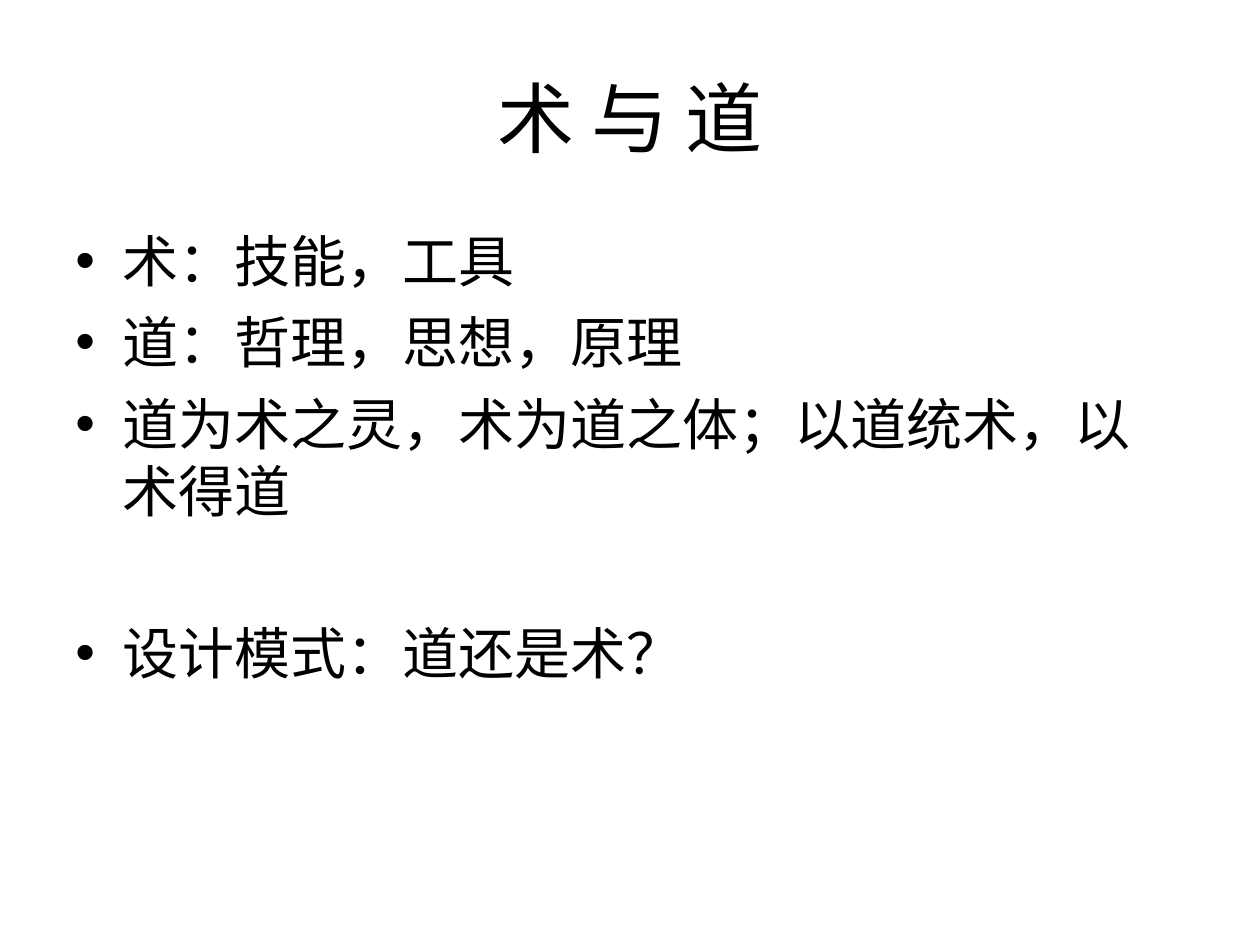
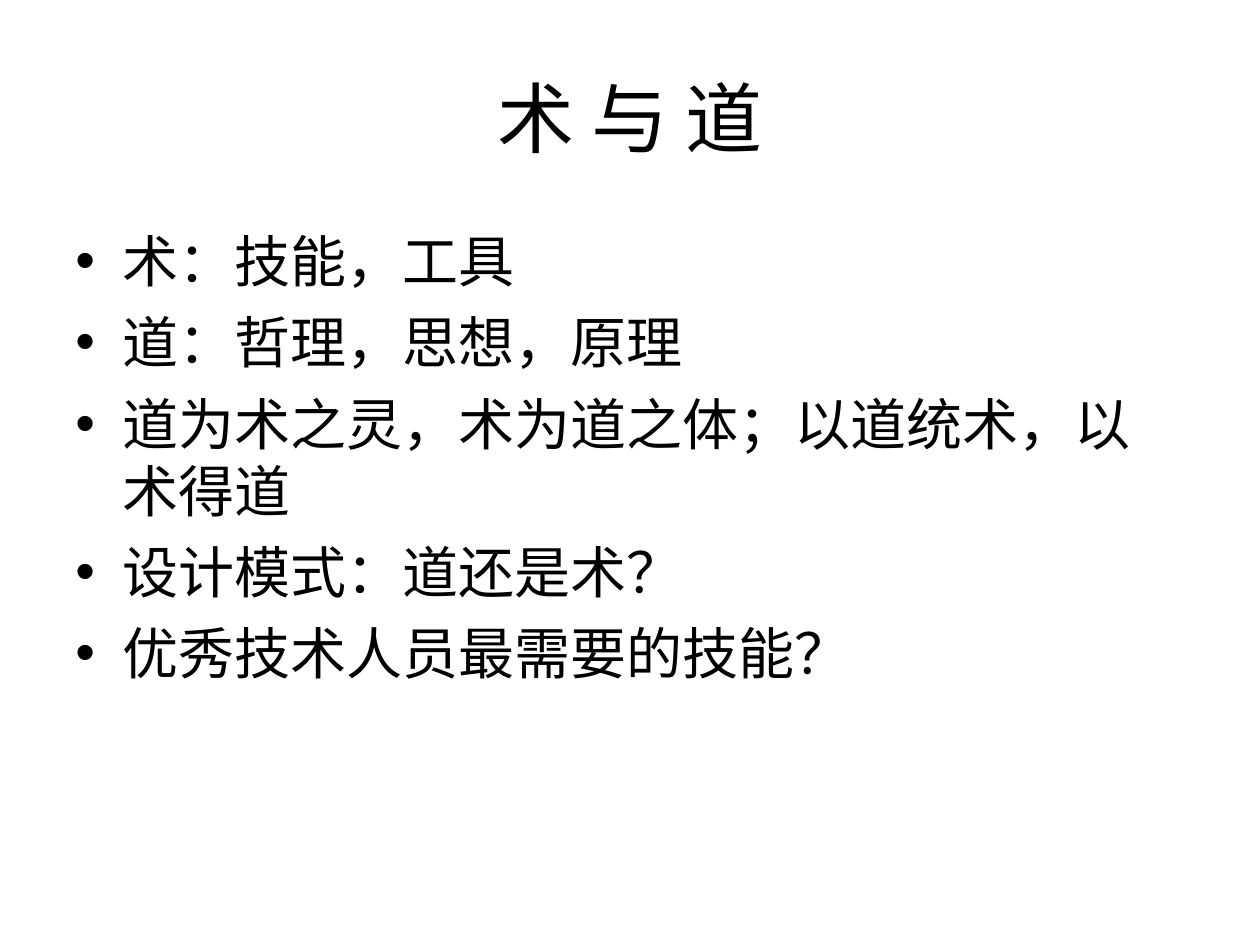
Before and after one commit to JohnCai/LinksAndNotes, a slide deck: slide 2 of Training/SubVersion And Git.ppt. Drawn at 1260x945 pixels with LibreOffice and Linux fonts; fonts in the diff are those of the drawing. Boxes give left, top, right and bottom in pixels: in the first picture for what was removed or moved away, otherwise in the second. Text is boxed around its words. In the diff, an @@ line names an element or a change of style, - is before the commit and + after.

```diff
--- a/Training/SubVersion And Git.ppt
+++ b/Training/SubVersion And Git.ppt
@@ text at [123, 627, 851, 679]: paragraph added @@
+• 优秀技术人员最需要的技能？
```
Also in this commit, not shown: 1 other slide changed, 4 slides added, 1 slide removed, 5 other files.
